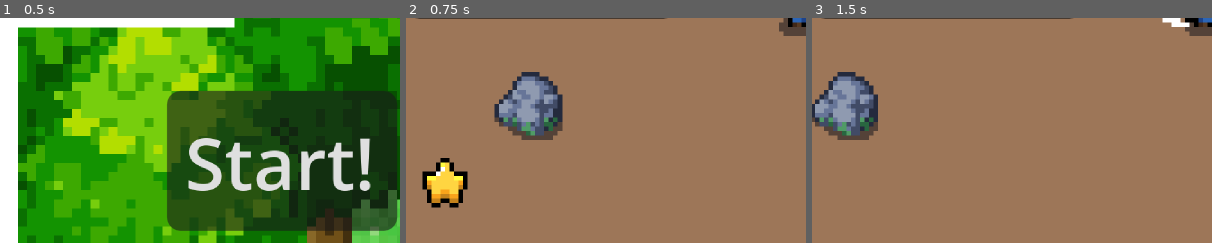
Above: before the commit, frames 1-3 (left to right).
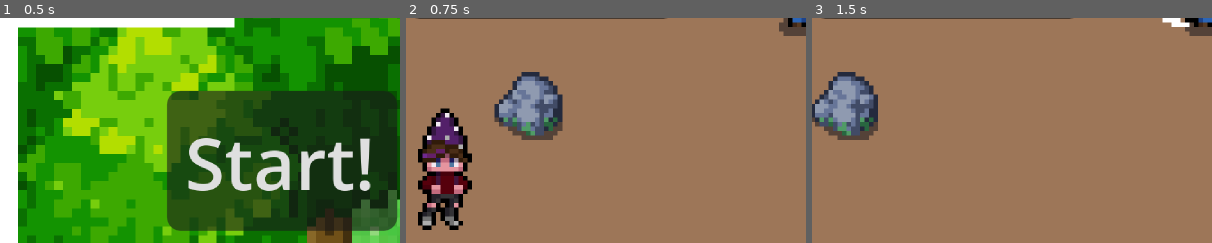
Above: after the commit, the same moments.

Repository: pastamancer277/Gnomatic-Adventures
Game: Godot game, scene res://scenes/main.tscn
Same seed, same stepped clock (60 frames per second), same inputs: the game is played once before the commit and once after it.
Inputs:
- Up to frame 1 (0.5 s): no input
- Up to frame 2 (0.75 s): click "Start!" at 0.5 s
- Up to frame 3 (1.5 s): tap Enter (ui_accept) at 1.25 s; hold Right (ui_right) from 1.28 s (still down); tap E (Interact) at 1.35 s
The pictures show only the part of the screen within x 0-50%, y 50-100%; the shares and areas given below are measured in that part.

Frame 1 is identical in both runs. In frame 2, 5.1% of the frame differs, in the area x 3-17%, y 40-95%; in frame 3, nothing differs.

Commit message:
implimented art

Diff:
--- a/resources/sprites/woodSprite.tres
+++ b/resources/sprites/woodSprite.tres
@@ -1,60 +1,132 @@
 [gd_resource type="Resource" script_class="sprite_res" format=3 uid="uid://cl2ny66ihtsxq"]
 
 [ext_resource type="Script" uid="uid://bivhtsi4pg5j2" path="res://scripts/enemies/item_drop.gd" id="1_7k3ac"]
-[ext_resource type="Texture2D" uid="uid://8h13yxetr5cj" path="res://assets/sprites/characters/skeleton.png" id="1_yhmhw"]
-[ext_resource type="Texture2D" uid="uid://6nnb3yunfj27" path="res://assets/sprites/characters/player.png" id="2_efpcl"]
+[ext_resource type="Texture2D" uid="uid://cin4b2bcufiq7" path="res://assets/sprites/characters/Fairy 1.png" id="1_wrpog"]
 [ext_resource type="Script" uid="uid://bmx56pvc40q6v" path="res://scripts/enemies/sprite_res.gd" id="2_lctu0"]
-[ext_resource type="Texture2D" uid="uid://gweemm4lqvtk" path="res://assets/sprites/characters/skeleton_swordless.png" id="3_so0sb"]
 [ext_resource type="Resource" uid="uid://cfrvwrwa2hrkc" path="res://resources/items/Wood.tres" id="5_yhmhw"]
 
+[sub_resource type="AtlasTexture" id="AtlasTexture_eifft"]
+atlas = ExtResource("1_wrpog")
+region = Rect2(0, 0, 32, 32)
+
+[sub_resource type="AtlasTexture" id="AtlasTexture_yhmhw"]
+atlas = ExtResource("1_wrpog")
+region = Rect2(32, 0, 32, 32)
+
+[sub_resource type="AtlasTexture" id="AtlasTexture_efpcl"]
+atlas = ExtResource("1_wrpog")
+region = Rect2(64, 0, 32, 32)
+
+[sub_resource type="AtlasTexture" id="AtlasTexture_so0sb"]
+atlas = ExtResource("1_wrpog")
+region = Rect2(96, 0, 32, 32)
+
 [sub_resource type="AtlasTexture" id="AtlasTexture_lrnje"]
-atlas = ExtResource("1_yhmhw")
-region = Rect2(144, 156, 72, 156)
+atlas = ExtResource("1_wrpog")
+region = Rect2(128, 0, 32, 32)
 
 [sub_resource type="AtlasTexture" id="AtlasTexture_ghqc6"]
-atlas = ExtResource("1_yhmhw")
-region = Rect2(216, 468, 72, 156)
+atlas = ExtResource("1_wrpog")
+region = Rect2(160, 0, 32, 32)
 
 [sub_resource type="AtlasTexture" id="AtlasTexture_b4qub"]
-atlas = ExtResource("2_efpcl")
-region = Rect2(72, 240, 72, 120)
+atlas = ExtResource("1_wrpog")
+region = Rect2(192, 0, 32, 32)
 
 [sub_resource type="AtlasTexture" id="AtlasTexture_c7yyp"]
-atlas = ExtResource("2_efpcl")
-region = Rect2(144, 240, 72, 120)
+atlas = ExtResource("1_wrpog")
+region = Rect2(224, 0, 32, 32)
 
 [sub_resource type="AtlasTexture" id="AtlasTexture_sx81w"]
-atlas = ExtResource("3_so0sb")
-region = Rect2(0, 0, 72, 156)
+atlas = ExtResource("1_wrpog")
+region = Rect2(0, 0, 32, 32)
 
 [sub_resource type="AtlasTexture" id="AtlasTexture_y4fvn"]
-atlas = ExtResource("3_so0sb")
-region = Rect2(72, 0, 72, 156)
+atlas = ExtResource("1_wrpog")
+region = Rect2(32, 0, 32, 32)
 
 [sub_resource type="AtlasTexture" id="AtlasTexture_pwopj"]
-atlas = ExtResource("3_so0sb")
-region = Rect2(72, 156, 72, 156)
+atlas = ExtResource("1_wrpog")
+region = Rect2(64, 0, 32, 32)
 
 [sub_resource type="AtlasTexture" id="AtlasTexture_2ac1q"]
-atlas = ExtResource("3_so0sb")
-region = Rect2(0, 156, 72, 156)
+atlas = ExtResource("1_wrpog")
+region = Rect2(96, 0, 32, 32)
 
 [sub_resource type="AtlasTexture" id="AtlasTexture_43pki"]
-atlas = ExtResource("3_so0sb")
-region = Rect2(144, 468, 72, 156)
+atlas = ExtResource("1_wrpog")
+region = Rect2(128, 0, 32, 32)
 
 [sub_resource type="AtlasTexture" id="AtlasTexture_c7kxh"]
-atlas = ExtResource("3_so0sb")
-region = Rect2(0, 468, 72, 156)
+atlas = ExtResource("1_wrpog")
+region = Rect2(160, 0, 32, 32)
+
+[sub_resource type="AtlasTexture" id="AtlasTexture_jfls0"]
+atlas = ExtResource("1_wrpog")
+region = Rect2(192, 0, 32, 32)
+
+[sub_resource type="AtlasTexture" id="AtlasTexture_yinbx"]
+atlas = ExtResource("1_wrpog")
+region = Rect2(224, 0, 32, 32)
+
+[sub_resource type="AtlasTexture" id="AtlasTexture_xr7id"]
+atlas = ExtResource("1_wrpog")
+region = Rect2(0, 0, 32, 32)
+
+[sub_resource type="AtlasTexture" id="AtlasTexture_7gdpp"]
+atlas = ExtResource("1_wrpog")
+region = Rect2(32, 0, 32, 32)
+
+[sub_resource type="AtlasTexture" id="AtlasTexture_1jmkf"]
+atlas = ExtResource("1_wrpog")
+region = Rect2(64, 0, 32, 32)
+
+[sub_resource type="AtlasTexture" id="AtlasTexture_g58o4"]
+atlas = ExtResource("1_wrpog")
+region = Rect2(96, 0, 32, 32)
+
+[sub_resource type="AtlasTexture" id="AtlasTexture_rlx4j"]
+atlas = ExtResource("1_wrpog")
+region = Rect2(128, 0, 32, 32)
+
+[sub_resource type="AtlasTexture" id="AtlasTexture_qawub"]
+atlas = ExtResource("1_wrpog")
+region = Rect2(160, 0, 32, 32)
+
+[sub_resource type="AtlasTexture" id="AtlasTexture_632sa"]
+atlas = ExtResource("1_wrpog")
+region = Rect2(192, 0, 32, 32)
+
+[sub_resource type="AtlasTexture" id="AtlasTexture_wfq8y"]
+atlas = ExtResource("1_wrpog")
+region = Rect2(224, 0, 32, 32)
 
 [sub_resource type="SpriteFrames" id="SpriteFrames_eifft"]
 animations = [{
 "frames": [{
 "duration": 1.0,
+"texture": SubResource("AtlasTexture_eifft")
+}, {
+"duration": 1.0,
+"texture": SubResource("AtlasTexture_yhmhw")
+}, {
+"duration": 1.0,
+"texture": SubResource("AtlasTexture_efpcl")
+}, {
+"duration": 1.0,
+"texture": SubResource("AtlasTexture_so0sb")
+}, {
+"duration": 1.0,
 "texture": SubResource("AtlasTexture_lrnje")
 }, {
 "duration": 1.0,
 "texture": SubResource("AtlasTexture_ghqc6")
+}, {
+"duration": 1.0,
+"texture": SubResource("AtlasTexture_b4qub")
+}, {
+"duration": 1.0,
+"texture": SubResource("AtlasTexture_c7yyp")
 }],
 "loop": true,
 "name": &"death",
@@ -62,10 +134,28 @@
 }, {
 "frames": [{
 "duration": 1.0,
-"texture": SubResource("AtlasTexture_b4qub")
-}, {
-"duration": 1.0,
-"texture": SubResource("AtlasTexture_c7yyp")
+"texture": SubResource("AtlasTexture_sx81w")
+}, {
+"duration": 1.0,
+"texture": SubResource("AtlasTexture_y4fvn")
+}, {
+"duration": 1.0,
+"texture": SubResource("AtlasTexture_pwopj")
+}, {
+"duration": 1.0,
+"texture": SubResource("AtlasTexture_2ac1q")
+}, {
+"duration": 1.0,
+"texture": SubResource("AtlasTexture_43pki")
+}, {
+"duration": 1.0,
+"texture": SubResource("AtlasTexture_c7kxh")
+}, {
+"duration": 1.0,
+"texture": SubResource("AtlasTexture_jfls0")
+}, {
+"duration": 1.0,
+"texture": SubResource("AtlasTexture_yinbx")
 }],
 "loop": true,
 "name": &"idle",
@@ -73,22 +163,28 @@
 }, {
 "frames": [{
 "duration": 1.0,
-"texture": SubResource("AtlasTexture_sx81w")
-}, {
-"duration": 1.0,
-"texture": SubResource("AtlasTexture_y4fvn")
-}, {
-"duration": 1.0,
-"texture": SubResource("AtlasTexture_pwopj")
-}, {
-"duration": 1.0,
-"texture": SubResource("AtlasTexture_2ac1q")
-}, {
-"duration": 1.0,
-"texture": SubResource("AtlasTexture_43pki")
-}, {
-"duration": 1.0,
-"texture": SubResource("AtlasTexture_c7kxh")
+"texture": SubResource("AtlasTexture_xr7id")
+}, {
+"duration": 1.0,
+"texture": SubResource("AtlasTexture_7gdpp")
+}, {
+"duration": 1.0,
+"texture": SubResource("AtlasTexture_1jmkf")
+}, {
+"duration": 1.0,
+"texture": SubResource("AtlasTexture_g58o4")
+}, {
+"duration": 1.0,
+"texture": SubResource("AtlasTexture_rlx4j")
+}, {
+"duration": 1.0,
+"texture": SubResource("AtlasTexture_qawub")
+}, {
+"duration": 1.0,
+"texture": SubResource("AtlasTexture_632sa")
+}, {
+"duration": 1.0,
+"texture": SubResource("AtlasTexture_wfq8y")
 }],
 "loop": true,
 "name": &"walk",
--- a/scenes/NPCs/ForestNPC1.tscn
+++ b/scenes/NPCs/ForestNPC1.tscn
@@ -1,16 +1,18 @@
 [gd_scene format=3 uid="uid://cgc26yscm8igx"]
 
 [ext_resource type="PackedScene" uid="uid://e8xg4uf6sjd1" path="res://scenes/NPCs/basic_npc.tscn" id="1_mh6k8"]
-[ext_resource type="Texture2D" uid="uid://dqydtvbwchypu" path="res://assets/icons/sprite/item88.png" id="2_3qfdo"]
+[ext_resource type="Texture2D" uid="uid://biuaggjnopww4" path="res://assets/sprites/characters/NPC1.png" id="2_kchg7"]
 [ext_resource type="Script" uid="uid://58yv2xuec0ju" path="res://scripts/NPCs/forest1Dialogue.gd" id="3_q5t66"]
 [ext_resource type="Script" uid="uid://0a7rocsbioqt" path="res://scripts/quests/slime_quest.gd" id="4_q5t66"]
 
 [node name="ForestNPC1" unique_id=1704687357 instance=ExtResource("1_mh6k8")]
 
-[node name="Sprite2D" parent="." index="1" unique_id=1430291876]
-texture = ExtResource("2_3qfdo")
+[node name="AnimatedSprite2D" type="AnimatedSprite2D" parent="." index="0" unique_id=418013863]
 
-[node name="Dialogue" parent="." index="3" unique_id=517973683]
+[node name="Sprite2D" parent="." index="2" unique_id=1430291876]
+texture = ExtResource("2_kchg7")
+
+[node name="Dialogue" parent="." index="4" unique_id=517973683]
 script = ExtResource("3_q5t66")
 
 [node name="SlimeQuest" type="Node" parent="Quests" parent_id_path=PackedInt32Array(879326239) index="0" unique_id=2050254876]
--- a/scenes/NPCs/ForestNPC2.tscn
+++ b/scenes/NPCs/ForestNPC2.tscn
@@ -1,13 +1,13 @@
 [gd_scene format=3 uid="uid://dqyakadp7w8ew"]
 
 [ext_resource type="PackedScene" uid="uid://e8xg4uf6sjd1" path="res://scenes/NPCs/basic_npc.tscn" id="1_eotf0"]
-[ext_resource type="Texture2D" uid="uid://dqydtvbwchypu" path="res://assets/icons/sprite/item88.png" id="2_fnt7o"]
+[ext_resource type="Texture2D" uid="uid://jhtrfpska3p6" path="res://assets/sprites/characters/Idle-Guard1.png" id="2_8cktr"]
 [ext_resource type="Script" uid="uid://cltgxpx3qrau1" path="res://scripts/NPCs/forest2Dialogue.gd" id="3_8cktr"]
 
 [node name="ForestNPC2" unique_id=1834193905 instance=ExtResource("1_eotf0")]
 
 [node name="Sprite2D" parent="." index="1" unique_id=1430291876]
-texture = ExtResource("2_fnt7o")
+texture = ExtResource("2_8cktr")
 
 [node name="Dialogue" parent="." index="3" unique_id=517973683]
 script = ExtResource("3_8cktr")
--- a/scenes/NPCs/ForestNPC3.tscn
+++ b/scenes/NPCs/ForestNPC3.tscn
@@ -1,5 +1,9 @@
-[gd_scene format=3 uid="uid://cuqox7w1ayuab"]
+[gd_scene format=3 uid="uid://boglafagubgjc"]
 
 [ext_resource type="PackedScene" uid="uid://e8xg4uf6sjd1" path="res://scenes/NPCs/basic_npc.tscn" id="1_yvjvm"]
+[ext_resource type="Texture2D" uid="uid://dmdshcbpdkn6x" path="res://assets/sprites/characters/LumberJack.png" id="2_rj0qc"]
 
 [node name="BasicNPC" unique_id=1834193905 instance=ExtResource("1_yvjvm")]
+
+[node name="Sprite2D" parent="." index="1" unique_id=1430291876]
+texture = ExtResource("2_rj0qc")
Binary file added: assets/sprites/characters/Idle-Guard1.png
Not shown, added: assets/sprites/characters/Idle-Guard1.png.import
Binary file added: assets/sprites/characters/LumberJack.png
Not shown, added: assets/sprites/characters/LumberJack.png.import
Binary file added: assets/sprites/characters/NPC1.png
Not shown, added: assets/sprites/characters/NPC1.png.import
